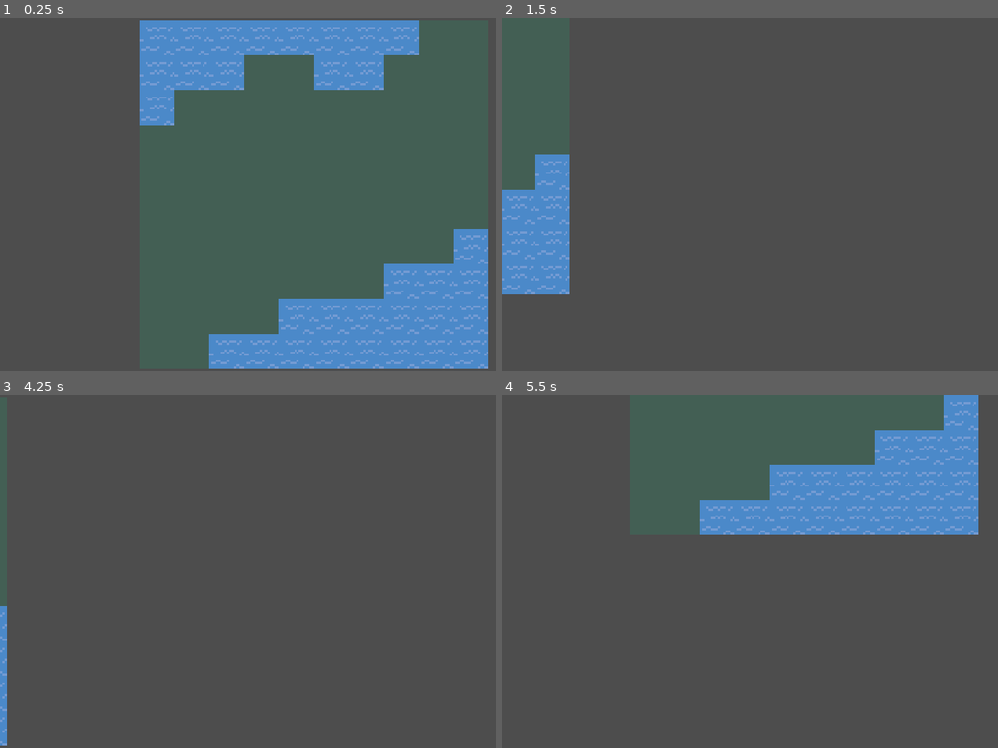
Above: before the commit, frames 1-4 (two rows, left to right).
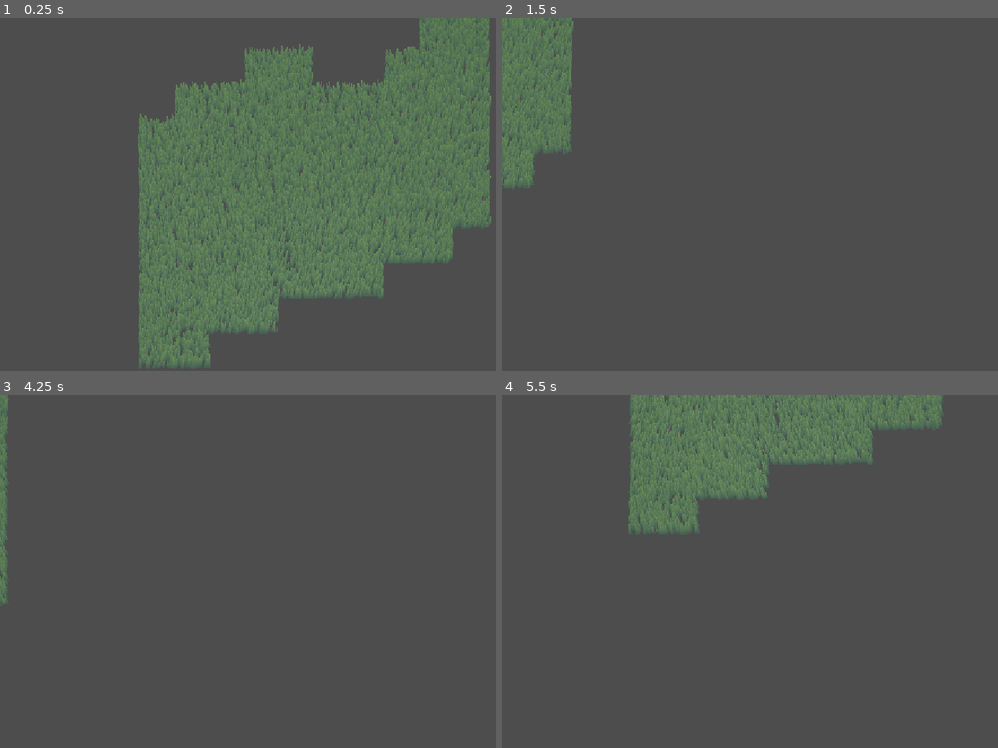
Above: after the commit, the same moments.

Repository: Glitch752/FarmAndFortune
Game: Godot game, scene res://scenes/Level.tscn
The game is run twice, just before and just after one commit, with the same random seed, the same clock (stepped at 60 frames per second) and the same inputs.
Inputs:
- Up to frame 1 (0.25 s): no input
- Up to frame 2 (1.5 s): tap Enter at 0.5 s; hold D (move_right) 0.53-1.28 s; tap Alt at 0.6 s; hold S (move_down) from 1.28 s (still down); tap Shift at 1.35 s
- Up to frame 3 (4.25 s): release S (move_down) at 2.03 s; hold D (move_right) 2.03-2.78 s; tap Alt at 2.1, 3.6 s; tap Space at 2.75 s; hold W (move_up) 2.78-3.53 s; tap Shift at 2.85 s; tap Enter at 3.5 s; hold A (move_left) from 3.53 s (still down)
- Up to frame 4 (5.5 s): tap Shift at 4.35 s; release A (move_left) at 5.03 s; hold S (move_down) from 5.03 s (still down); tap Alt at 5.1 s

The runs differ from the first frame. In frame 1, 44% of the frame differs, in the area x 27-100%, y 0-100%; in frame 2, 7.4%; in frame 3, 0.9%; in frame 4, 20%.

Commit message:
More work on potential tiling and generation

Diff:
--- a/project.godot
+++ b/project.godot
@@ -15,6 +15,10 @@
 config/features=PackedStringArray("4.5", "GL Compatibility")
 boot_splash/bg_color=Color(0.12941177, 0.14901961, 0.18039216, 1)
 config/icon="res://icon.svg"
+
+[autoload]
+
+MapSingleton="*res://scripts/map_singleton.gd"
 
 [display]
 
--- a/scenes/Chunk.tscn
+++ b/scenes/Chunk.tscn
@@ -1,8 +1,10 @@
-[gd_scene load_steps=7 format=4 uid="uid://brwdoqe1trhyn"]
+[gd_scene load_steps=9 format=4 uid="uid://brwdoqe1trhyn"]
 
 [ext_resource type="Texture2D" uid="uid://b781mwig38ecy" path="res://art/images/groundTiles.png" id="1_01iku"]
-[ext_resource type="Shader" uid="uid://d4kd5qbqrpmuo" path="res://world/grass/grass.gdshader" id="2_unaa7"]
-[ext_resource type="Script" uid="uid://clbtc4i2fpg6c" path="res://world/grass/grass.gd" id="3_hq0pm"]
+[ext_resource type="Script" uid="uid://qelv7y1ox7hi" path="res://world/chunks/chunk.gd" id="1_hq0pm"]
+[ext_resource type="Shader" uid="uid://d4kd5qbqrpmuo" path="res://world/chunks/grass/grass.gdshader" id="2_unaa7"]
+[ext_resource type="Script" uid="uid://clbtc4i2fpg6c" path="res://world/chunks/grass/grass.gd" id="3_hq0pm"]
+[ext_resource type="Texture2D" uid="uid://gvliporbv7td" path="res://world/chunks/grass/noiseTexture.png" id="3_unaa7"]
 
 [sub_resource type="TileSetAtlasSource" id="TileSetAtlasSource_o3c2t"]
 texture = ExtResource("1_01iku")
@@ -17,10 +19,15 @@
 
 [sub_resource type="ShaderMaterial" id="ShaderMaterial_xtyve"]
 shader = ExtResource("2_unaa7")
+shader_parameter/TOP_COLOR = Color(0.416, 0.553, 0.349, 1)
+shader_parameter/BOTTOM_COLOR = Color(0.263, 0.369, 0.329, 1)
+shader_parameter/NOISE_TEXTURE = ExtResource("3_unaa7")
 
 [node name="Chunk" type="Node2D"]
+script = ExtResource("1_hq0pm")
 
 [node name="GroundTileMap" type="TileMapLayer" parent="."]
+self_modulate = Color(1, 1, 1, 0.49019608)
 tile_map_data = PackedByteArray("AAD8//z/AAABAAAAAAD8//3/AAAAAAAAAAD8//7/AAAAAAAAAAD8////AAAAAAAAAAD8/wAAAAAAAAAAAAD8/w …(1520 unchanged characters)…
 tile_set = SubResource("TileSet_gbv6n")
 navigation_enabled = false
@@ -28,3 +35,5 @@
 [node name="Grass" type="MultiMeshInstance2D" parent="GroundTileMap"]
 material = SubResource("ShaderMaterial_xtyve")
 script = ExtResource("3_hq0pm")
+
+[node name="Polygon2D" type="Polygon2D" parent="."]
--- /dev/null
+++ b/scripts/map_singleton.gd
@@ -0,0 +1,30 @@
+extends Node
+
+const CHUNK_SIZE = 10
+# In chunks
+const MAP_SIZE = 16
+
+enum TerrainType {
+    GRASS,
+    WATER
+}
+
+class MapChunk:
+    var terrain_types: PackedByteArray
+
+var chunks: Dictionary[Vector2i, MapChunk] = {}
+
+func _ready():
+    _generate_map()
+
+func _generate_map():
+    chunks = {}
+
+    for x in MAP_SIZE:
+        for y in MAP_SIZE:
+            var chunk_pos = Vector2i(x, y)
+            var chunk = MapChunk.new()
+            chunk.terrain_types = PackedByteArray()
+            for i in CHUNK_SIZE * CHUNK_SIZE:
+                chunk.terrain_types.append(TerrainType.GRASS)
+            chunks[chunk_pos] = chunk
--- /dev/null
+++ b/world/chunks/chunk.gd
@@ -0,0 +1,4 @@
+extends Node2D
+
+func _ready():
+    $"GroundTileMap".self_modulate = Color.TRANSPARENT
--- a/world/grass/grass.gd
+++ b/world/chunks/grass/grass.gd
@@ -4,7 +4,8 @@
 
 func _ready() -> void:
     # Calculate the extent from the tilemap size
-    var extent = max(tiles.get_used_rect().size.x, tiles.get_used_rect().size.y) * tiles.tile_set.tile_size.x / 2
+    # var extent = max(tiles.get_used_rect().size.x, tiles.get_used_rect().size.y) * tiles.tile_set.tile_size.x / 2
+    var extent = MapSingleton.CHUNK_SIZE * tiles.tile_set.tile_size.x / 2
 
     var mesh := ArrayMesh.new()
     var arrays = []
@@ -33,8 +34,6 @@
     multimesh.mesh = mesh
 
     var scatter_count = 25000
-    # We'll reduce this later once we know how many instances fit
-    multimesh.instance_count = scatter_count
 
     # Prevents Godot from trying to calculate it
     multimesh.custom_aabb = AABB(Vector3(-extent, -extent, 0), Vector3(extent * 2, extent * 2, 0))
@@ -53,6 +52,7 @@
 
 
     var instances = 0
+    var instance_positions = []
     for i in scatter_count:
         var x = randf() * extent * 2 - extent
         var y = float(i) / scatter_count * extent * 2 - extent
@@ -65,7 +65,9 @@
             .scaled(Vector2.ONE * instance_scale)\
             .translated(Vector2(x, y))
 
-        multimesh.set_instance_transform_2d(instances, instance_transform)
+        instance_positions.append(instance_transform)
         instances += 1
 
     multimesh.instance_count = instances
+    for i in instances:
+        multimesh.set_instance_transform_2d(i, instance_positions[i])
--- a/world/grass/grass.gdshader
+++ b/world/chunks/grass/grass.gdshader
@@ -1,8 +1,9 @@
 shader_type canvas_item;
 
 //  #6a8d59
-const vec3 TOP_COLOR = vec3(0.416, 0.553, 0.349);
-const vec3 BOTTOM_COLOR = vec3(0.263, 0.369, 0.329);
+uniform vec3 TOP_COLOR: source_color = vec3(0.416, 0.553, 0.349);
+uniform vec3 BOTTOM_COLOR: source_color = vec3(0.263, 0.369, 0.329);
+uniform sampler2D NOISE_TEXTURE: repeat_enable, filter_linear;
 
 float hashNormalized(int n) {
     return fract(sin(float(n) * 12.9898) * 43758.5453);
@@ -47,15 +48,15 @@
 }
 
 void fragment() {
-    float height_ratio = UV.y;
-    vec3 color = mix(TOP_COLOR, BOTTOM_COLOR, height_ratio);
+    vec3 color = TOP_COLOR;
 
     // Add small variation based on position and per-blade randomness
     float blade_rand = hashNormalized(instance_id);
-    float pos_var = fract(sin(dot(model_pos.xy, vec2(12.9898, 78.233))) * 43758.5453);
+    float pos_var = texture(NOISE_TEXTURE, model_pos.xy * 0.0005).r;
 
-    float variation = (blade_rand * 0.15 + pos_var * 0.1) - 0.1; // Range ~[-0.1, 0.2]
+    float variation = (pos_var * 0.2 - 0.1) + (blade_rand * 0.05 - 0.025);
     color += variation;
 
-    COLOR = vec4(color, 1.0);
+    float height_ratio = UV.y;
+    COLOR = vec4(mix(color, BOTTOM_COLOR, height_ratio), 1.0);
 }
Not shown, added: scripts/map_singleton.gd.uid
Not shown, added: world/chunks/chunk.gd.uid
Renamed: world/grass/GrassTile.tscn -> world/chunks/grass/GrassTile.tscn
Renamed: world/grass/grass.gd.uid -> world/chunks/grass/grass.gd.uid
Renamed: world/grass/grass.gdshader.uid -> world/chunks/grass/grass.gdshader.uid
Binary file added: world/chunks/grass/noiseTexture.png
Not shown, added: world/chunks/grass/noiseTexture.png.import
Not shown, removed: art/krita/test.kra
